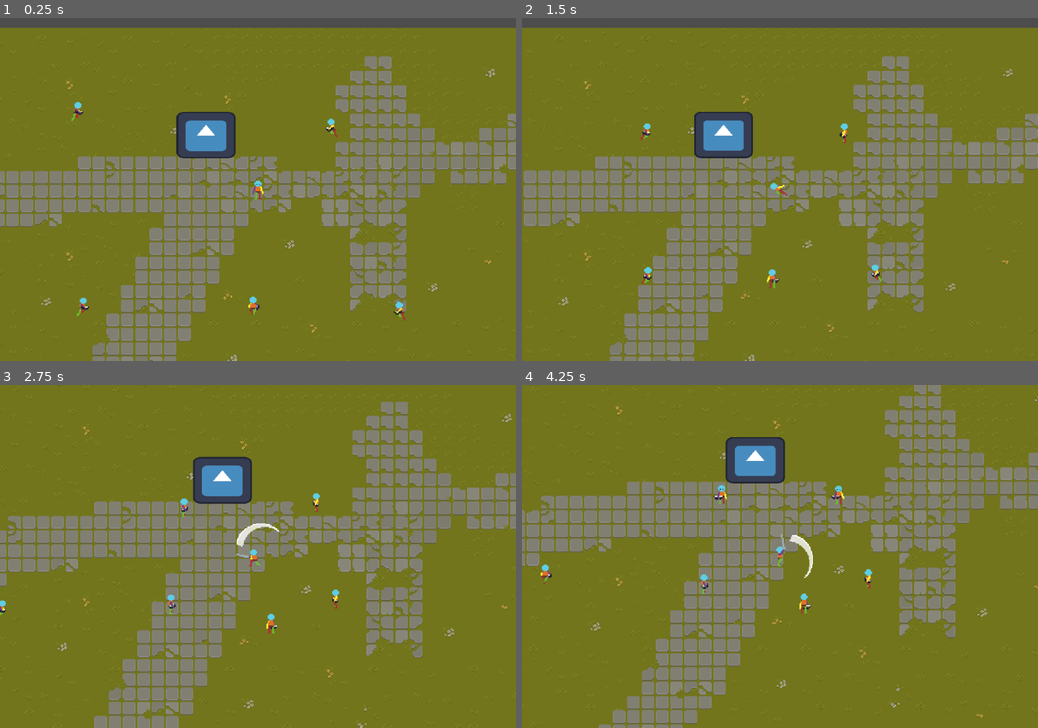
Above: before the commit, frames 1-4 (two rows, left to right).
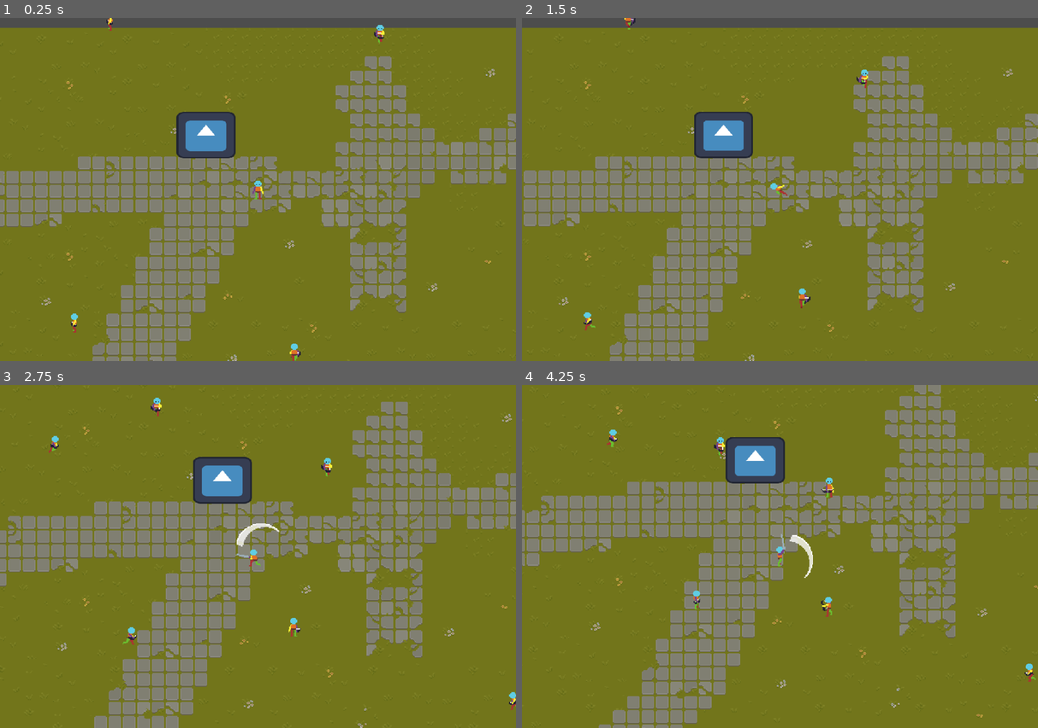
Above: after the commit, the same moments.

Repository: DmNiv/Tekoha
Game: Godot game, scene res://levels/teste.tscn
The game is run twice, just before and just after one commit, with the same random seed, the same clock (stepped at 60 frames per second) and the same inputs. The engine's default icon, where the game draws it, is replaced by a stand-in: a white triangle on a blue panel in a dark square.
Inputs (mouse positions are in pixels of both pictures, inside the frame that each line leads up to):
- Up to frame 1 (0.25 s): no input
- Up to frame 2 (1.5 s): move the mouse to (893, 172) at 0.52 s; hold D (move_right) 0.53-1.28 s; click (893, 172) at 0.6 s; right-click (893, 172) at 0.8 s; move the mouse to (676, 206) at 1.27 s; hold S (move_down) from 1.28 s (still down); right-click (676, 206) at 1.35 s
- Up to frame 3 (2.75 s): click (154, 573) at 1.55 s; move the mouse to (309, 481) at 2.02 s; release S (move_down) at 2.03 s; hold D (move_right) from 2.03 s (still down); click (309, 481) at 2.1 s; right-click (309, 481) at 2.3 s
- Up to frame 4 (4.25 s): move the mouse to (754, 625) at 2.77 s; release D (move_right) at 2.78 s; hold W (move_up) 2.78-3.53 s; right-click (754, 625) at 2.85 s; click (754, 625) at 3.05 s; move the mouse to (934, 607) at 3.52 s; hold A (move_left) from 3.53 s (still down); click (934, 607) at 3.6 s; right-click (934, 607) at 3.8 s

The runs differ from the first frame. In frame 1, 0.5% of the frame differs, in the area x 13-79%, y 0-100%; in frame 2, 0.6%; in frame 3, 0.7%; in frame 4, 0.8%, in the area x 3-100%, y 12-87%.

Commit message:
implementação inicial do stun no player

Diff:
--- a/tekoha/components/hitbox/hitbox_component.gd
+++ b/tekoha/components/hitbox/hitbox_component.gd
@@ -1,7 +1,12 @@
 class_name HitboxComponent extends Area2D
 
 @export var health_component: HealthComponent
+@export var state_machine: StateMachine
+@export var stun_state: State
 
 func damage(attack: Attack):
 	if health_component:
 		health_component.damage(attack)
+		if stun_state and state_machine.current_state.name != "Stun":
+			stun_state.receive_attack_info(attack)
+			state_machine.current_state.transition_to("Stun")
--- a/tekoha/enemies/enemy_ranged/enemy_ranged.gd
+++ b/tekoha/enemies/enemy_ranged/enemy_ranged.gd
@@ -11,7 +11,7 @@
 var attack: Attack
 var projectile_damage: int = 10
 var projectile_knockback: int
-const PROJECTILE_STUN_TIME: float = 1.5
+const PROJECTILE_STUN_TIME: float = 0.5
 
 @onready var animation_tree: AnimationTree = $AnimationTree
 @onready var state_machine: StateMachine = $StateMachine
--- a/tekoha/enemies/enemy_ranged/enemy_ranged_states/state_aim.gd
+++ b/tekoha/enemies/enemy_ranged/enemy_ranged_states/state_aim.gd
@@ -20,7 +20,6 @@
 	if projectile_timer > 0:
 		projectile_timer -= delta
 	else:
-		print(owner_node.ray_cast.get_collider())
 		if owner_node.ray_cast.is_colliding() and owner_node.ray_cast.get_collider() is HitboxComponent:
 			transition_to("RangeAttack01")
 		else:
--- a/tekoha/levels/teste.tscn
+++ b/tekoha/levels/teste.tscn
@@ -688,22 +688,19 @@
 position = Vector2(370, 124)
 
 [node name="EnemyRanged2" parent="." instance=ExtResource("2_f0ocu")]
-position = Vector2(151, 57)
+position = Vector2(201, -50)
 
 [node name="EnemyRanged3" parent="." instance=ExtResource("2_f0ocu")]
-position = Vector2(-156, 41)
+position = Vector2(375, 339)
 
 [node name="EnemyRanged4" parent="." instance=ExtResource("2_f0ocu")]
-position = Vector2(-297, 93)
+position = Vector2(-147, 282)
 
 [node name="EnemyRanged5" parent="." instance=ExtResource("2_f0ocu")]
-position = Vector2(-302, 268)
+position = Vector2(-243, 84)
 
 [node name="EnemyRanged6" parent="." instance=ExtResource("2_f0ocu")]
-position = Vector2(-149, 270)
+position = Vector2(-107, -56)
 
 [node name="EnemyRanged7" parent="." instance=ExtResource("2_f0ocu")]
-position = Vector2(52, 275)
-
-[node name="EnemyRanged8" parent="." instance=ExtResource("2_f0ocu")]
-position = Vector2(227, 276)
+position = Vector2(101, 327)
--- a/tekoha/player/player.gd
+++ b/tekoha/player/player.gd
@@ -19,6 +19,7 @@
 @onready var state_machine: StateMachine = $StateMachine
 @onready var owner_info : OwnerInfo
 @onready var weapon: PlayerWeapon = $Weapon
+
 
 func _ready() -> void:
 	owner_info = OwnerInfo.new()
--- a/tekoha/player/player.tscn
+++ b/tekoha/player/player.tscn
@@ -33,9 +33,14 @@
 [ext_resource type="Texture2D" uid="uid://d3k28hqp68feg" path="res://player/assets/3_Template_Dash_Left-Sheet.png" id="22_pnw6m"]
 [ext_resource type="Texture2D" uid="uid://dhx8atgpsf678" path="res://player/assets/3_Template_Dash_Right-Sheet.png" id="23_1so5t"]
 [ext_resource type="Texture2D" uid="uid://luisob5f25v1" path="res://player/assets/3_Template_Dash_Up-Sheet.png" id="24_55jnj"]
+[ext_resource type="Texture2D" uid="uid://dfpi8eukksjm2" path="res://player/assets/4_Template_Take_Damage_Down-Sheet.png" id="25_a2xo5"]
 [ext_resource type="Script" uid="uid://bams61k3mbgxn" path="res://player/states/attack_end.gd" id="25_knn7v"]
+[ext_resource type="Texture2D" uid="uid://dgu2bs4qmb2nj" path="res://player/assets/4_Template_Take_Damage_Left-Sheet.png" id="26_art4l"]
+[ext_resource type="Texture2D" uid="uid://cugykw8imk24p" path="res://player/assets/4_Template_Take_Damage_Right-Sheet.png" id="27_fjxoa"]
+[ext_resource type="Texture2D" uid="uid://c5alo5y36kvgp" path="res://player/assets/4_Template_Take_Damage_Up-Sheet.png" id="28_gswnw"]
 [ext_resource type="Script" uid="uid://tc6n5rypn0ql" path="res://player/states/state_attack02.gd" id="30_jd2rm"]
 [ext_resource type="Script" uid="uid://dksw0a2dtuj7o" path="res://player/states/state_dash.gd" id="32_1s1yo"]
+[ext_resource type="Script" uid="uid://dp1cxsexln1iv" path="res://state_stun.gd" id="37_pnw6m"]
 
 [sub_resource type="RectangleShape2D" id="RectangleShape2D_1s1yo"]
 size = Vector2(68, 39)
@@ -623,6 +628,102 @@
 [sub_resource type="AtlasTexture" id="AtlasTexture_rvnmh"]
 atlas = ExtResource("24_55jnj")
 region = Rect2(896, 0, 128, 128)
+
+[sub_resource type="AtlasTexture" id="AtlasTexture_8v6lc"]
+atlas = ExtResource("25_a2xo5")
+region = Rect2(0, 0, 128, 128)
+
+[sub_resource type="AtlasTexture" id="AtlasTexture_6ws1b"]
+atlas = ExtResource("25_a2xo5")
+region = Rect2(128, 0, 128, 128)
+
+[sub_resource type="AtlasTexture" id="AtlasTexture_ua2f6"]
+atlas = ExtResource("25_a2xo5")
+region = Rect2(256, 0, 128, 128)
+
+[sub_resource type="AtlasTexture" id="AtlasTexture_mikk3"]
+atlas = ExtResource("25_a2xo5")
+region = Rect2(384, 0, 128, 128)
+
+[sub_resource type="AtlasTexture" id="AtlasTexture_glkag"]
+atlas = ExtResource("25_a2xo5")
+region = Rect2(512, 0, 128, 128)
+
+[sub_resource type="AtlasTexture" id="AtlasTexture_pgwk2"]
+atlas = ExtResource("25_a2xo5")
+region = Rect2(640, 0, 128, 128)
+
+[sub_resource type="AtlasTexture" id="AtlasTexture_k8h4n"]
+atlas = ExtResource("26_art4l")
+region = Rect2(0, 0, 128, 128)
+
+[sub_resource type="AtlasTexture" id="AtlasTexture_qvxeb"]
+atlas = ExtResource("26_art4l")
+region = Rect2(128, 0, 128, 128)
+
+[sub_resource type="AtlasTexture" id="AtlasTexture_487ub"]
+atlas = ExtResource("26_art4l")
+region = Rect2(256, 0, 128, 128)
+
+[sub_resource type="AtlasTexture" id="AtlasTexture_v3gkr"]
+atlas = ExtResource("26_art4l")
+region = Rect2(384, 0, 128, 128)
+
+[sub_resource type="AtlasTexture" id="AtlasTexture_ebdw7"]
+atlas = ExtResource("26_art4l")
+region = Rect2(512, 0, 128, 128)
+
+[sub_resource type="AtlasTexture" id="AtlasTexture_cc7t5"]
+atlas = ExtResource("26_art4l")
+region = Rect2(640, 0, 128, 128)
+
+[sub_resource type="AtlasTexture" id="AtlasTexture_mteo0"]
+atlas = ExtResource("27_fjxoa")
+region = Rect2(0, 0, 128, 128)
+
+[sub_resource type="AtlasTexture" id="AtlasTexture_b3dbx"]
+atlas = ExtResource("27_fjxoa")
+region = Rect2(128, 0, 128, 128)
+
+[sub_resource type="AtlasTexture" id="AtlasTexture_a11nk"]
+atlas = ExtResource("27_fjxoa")
+region = Rect2(256, 0, 128, 128)
+
+[sub_resource type="AtlasTexture" id="AtlasTexture_lmpt2"]
+atlas = ExtResource("27_fjxoa")
+region = Rect2(384, 0, 128, 128)
+
+[sub_resource type="AtlasTexture" id="AtlasTexture_5je6m"]
+atlas = ExtResource("27_fjxoa")
+region = Rect2(512, 0, 128, 128)
+
+[sub_resource type="AtlasTexture" id="AtlasTexture_hoe0r"]
+atlas = ExtResource("27_fjxoa")
+region = Rect2(640, 0, 128, 128)
+
+[sub_resource type="AtlasTexture" id="AtlasTexture_f0v3p"]
+atlas = ExtResource("28_gswnw")
+region = Rect2(0, 0, 128, 128)
+
+[sub_resource type="AtlasTexture" id="AtlasTexture_bes41"]
+atlas = ExtResource("28_gswnw")
+region = Rect2(128, 0, 128, 128)
+
+[sub_resource type="AtlasTexture" id="AtlasTexture_o4h5w"]
+atlas = ExtResource("28_gswnw")
+region = Rect2(256, 0, 128, 128)
+
+[sub_resource type="AtlasTexture" id="AtlasTexture_8ix03"]
+atlas = ExtResource("28_gswnw")
+region = Rect2(384, 0, 128, 128)
+
+[sub_resource type="AtlasTexture" id="AtlasTexture_jkjge"]
+atlas = ExtResource("28_gswnw")
+region = Rect2(512, 0, 128, 128)
+
+[sub_resource type="AtlasTexture" id="AtlasTexture_o1mcp"]
+atlas = ExtResource("28_gswnw")
+region = Rect2(640, 0, 128, 128)
 
 [sub_resource type="AtlasTexture" id="AtlasTexture_73wy0"]
 atlas = ExtResource("6_a8jci")
@@ -1252,6 +1353,98 @@
 }],
 "loop": true,
 "name": &"roll_up",
+"speed": 5.0
+}, {
+"frames": [{
+"duration": 1.0,
+"texture": SubResource("AtlasTexture_8v6lc")
+}, {
+"duration": 1.0,
+"texture": SubResource("AtlasTexture_6ws1b")
+}, {
+"duration": 1.0,
+"texture": SubResource("AtlasTexture_ua2f6")
+}, {
+"duration": 1.0,
+"texture": SubResource("AtlasTexture_mikk3")
+}, {
+"duration": 1.0,
+"texture": SubResource("AtlasTexture_glkag")
+}, {
+"duration": 1.0,
+"texture": SubResource("AtlasTexture_pgwk2")
+}],
+"loop": true,
+"name": &"take_dmg_down",
+"speed": 5.0
+}, {
+"frames": [{
+"duration": 1.0,
+"texture": SubResource("AtlasTexture_k8h4n")
+}, {
+"duration": 1.0,
+"texture": SubResource("AtlasTexture_qvxeb")
+}, {
+"duration": 1.0,
+"texture": SubResource("AtlasTexture_487ub")
+}, {
+"duration": 1.0,
+"texture": SubResource("AtlasTexture_v3gkr")
+}, {
+"duration": 1.0,
+"texture": SubResource("AtlasTexture_ebdw7")
+}, {
+"duration": 1.0,
+"texture": SubResource("AtlasTexture_cc7t5")
+}],
+"loop": true,
+"name": &"take_dmg_left",
+"speed": 5.0
+}, {
+"frames": [{
+"duration": 1.0,
+"texture": SubResource("AtlasTexture_mteo0")
+}, {
+"duration": 1.0,
+"texture": SubResource("AtlasTexture_b3dbx")
+}, {
+"duration": 1.0,
+"texture": SubResource("AtlasTexture_a11nk")
+}, {
+"duration": 1.0,
+"texture": SubResource("AtlasTexture_lmpt2")
+}, {
+"duration": 1.0,
+"texture": SubResource("AtlasTexture_5je6m")
+}, {
+"duration": 1.0,
+"texture": SubResource("AtlasTexture_hoe0r")
+}],
+"loop": true,
+"name": &"take_dmg_right",
+"speed": 5.0
+}, {
+"frames": [{
+"duration": 1.0,
+"texture": SubResource("AtlasTexture_f0v3p")
+}, {
+"duration": 1.0,
+"texture": SubResource("AtlasTexture_bes41")
+}, {
+"duration": 1.0,
+"texture": SubResource("AtlasTexture_o4h5w")
+}, {
+"duration": 1.0,
+"texture": SubResource("AtlasTexture_8ix03")
+}, {
+"duration": 1.0,
+"texture": SubResource("AtlasTexture_jkjge")
+}, {
+"duration": 1.0,
+"texture": SubResource("AtlasTexture_o1mcp")
+}],
+"loop": true,
+"name": &"take_dmg_up",
 "speed": 5.0
 }, {
 "frames": [{
@@ -2129,10 +2322,10 @@
 "transitions": PackedFloat32Array(1, 1),
 "values": [{
 "args": [],
-"method": &"dash"
-}, {
-"args": [],
-"method": &"stop_dash"
+"method": &"roll"
+}, {
+"args": [],
+"method": &"stop_roll"
 }]
 }
 
@@ -2175,10 +2368,10 @@
 "transitions": PackedFloat32Array(1, 1),
 "values": [{
 "args": [],
-"method": &"dash"
-}, {
-"args": [],
-"method": &"stop_dash"
+"method": &"roll"
+}, {
+"args": [],
+"method": &"stop_roll"
 }]
 }
 
@@ -2221,10 +2414,10 @@
 "transitions": PackedFloat32Array(1, 1),
 "values": [{
 "args": [],
-"method": &"dash"
-}, {
-"args": [],
-"method": &"stop_dash"
+"method": &"roll"
+}, {
+"args": [],
+"method": &"stop_roll"
 }]
 }
 
@@ -2267,10 +2460,190 @@
 "transitions": PackedFloat32Array(1, 1),
 "values": [{
 "args": [],
-"method": &"dash"
-}, {
-"args": [],
-"method": &"stop_dash"
+"method": &"roll"
+}, {
+"args": [],
+"method": &"stop_roll"
+}]
+}
+
+[sub_resource type="Animation" id="Animation_ml76h"]
+resource_name = "take_dmg_down"
+length = 0.600003
+tracks/0/type = "value"
+tracks/0/imported = false
+tracks/0/enabled = true
+tracks/0/path = NodePath("Sprite:animation")
+tracks/0/interp = 1
+tracks/0/loop_wrap = true
+tracks/0/keys = {
+"times": PackedFloat32Array(0),
+"transitions": PackedFloat32Array(1),
+"update": 1,
+"values": [&"take_dmg_down"]
+}
+tracks/1/type = "value"
+tracks/1/imported = false
+tracks/1/enabled = true
+tracks/1/path = NodePath("Sprite:frame")
+tracks/1/interp = 1
+tracks/1/loop_wrap = true
+tracks/1/keys = {
+"times": PackedFloat32Array(0, 0.1, 0.2, 0.3, 0.4, 0.5),
+"transitions": PackedFloat32Array(1, 1, 1, 1, 1, 1),
+"update": 1,
+"values": [0, 1, 2, 3, 4, 5]
+}
+tracks/2/type = "method"
+tracks/2/imported = false
+tracks/2/enabled = true
+tracks/2/path = NodePath("StateMachine/Stun")
+tracks/2/interp = 1
+tracks/2/loop_wrap = true
+tracks/2/keys = {
+"times": PackedFloat32Array(0, 0.4),
+"transitions": PackedFloat32Array(1, 1),
+"values": [{
+"args": [],
+"method": &"stun"
+}, {
+"args": [],
+"method": &"stop_stun"
+}]
+}
+
+[sub_resource type="Animation" id="Animation_b853o"]
+resource_name = "take_dmg_left"
+length = 0.600003
+tracks/0/type = "value"
+tracks/0/imported = false
+tracks/0/enabled = true
+tracks/0/path = NodePath("Sprite:animation")
+tracks/0/interp = 1
+tracks/0/loop_wrap = true
+tracks/0/keys = {
+"times": PackedFloat32Array(0),
+"transitions": PackedFloat32Array(1),
+"update": 1,
+"values": [&"take_dmg_left"]
+}
+tracks/1/type = "value"
+tracks/1/imported = false
+tracks/1/enabled = true
+tracks/1/path = NodePath("Sprite:frame")
+tracks/1/interp = 1
+tracks/1/loop_wrap = true
+tracks/1/keys = {
+"times": PackedFloat32Array(0, 0.1, 0.2, 0.3, 0.4, 0.5),
+"transitions": PackedFloat32Array(1, 1, 1, 1, 1, 1),
+"update": 1,
+"values": [0, 1, 2, 3, 4, 5]
+}
+tracks/2/type = "method"
+tracks/2/imported = false
+tracks/2/enabled = true
+tracks/2/path = NodePath("StateMachine/Stun")
+tracks/2/interp = 1
+tracks/2/loop_wrap = true
+tracks/2/keys = {
+"times": PackedFloat32Array(0, 0.4),
+"transitions": PackedFloat32Array(1, 1),
+"values": [{
+"args": [],
+"method": &"stun"
+}, {
+"args": [],
+"method": &"stop_stun"
+}]
+}
+
+[sub_resource type="Animation" id="Animation_frvh1"]
+resource_name = "take_dmg_right"
+length = 0.600003
+tracks/0/type = "value"
+tracks/0/imported = false
+tracks/0/enabled = true
+tracks/0/path = NodePath("Sprite:animation")
+tracks/0/interp = 1
+tracks/0/loop_wrap = true
+tracks/0/keys = {
+"times": PackedFloat32Array(0),
+"transitions": PackedFloat32Array(1),
+"update": 1,
+"values": [&"take_dmg_right"]
+}
+tracks/1/type = "value"
+tracks/1/imported = false
+tracks/1/enabled = true
+tracks/1/path = NodePath("Sprite:frame")
+tracks/1/interp = 1
+tracks/1/loop_wrap = true
+tracks/1/keys = {
+"times": PackedFloat32Array(0, 0.1, 0.2, 0.3, 0.4, 0.5),
+"transitions": PackedFloat32Array(1, 1, 1, 1, 1, 1),
+"update": 1,
+"values": [0, 1, 2, 3, 4, 5]
+}
+tracks/2/type = "method"
+tracks/2/imported = false
+tracks/2/enabled = true
+tracks/2/path = NodePath("StateMachine/Stun")
+tracks/2/interp = 1
+tracks/2/loop_wrap = true
+tracks/2/keys = {
+"times": PackedFloat32Array(0, 0.4),
+"transitions": PackedFloat32Array(1, 1),
+"values": [{
+"args": [],
+"method": &"stun"
+}, {
+"args": [],
+"method": &"stop_stun"
+}]
+}
+
+[sub_resource type="Animation" id="Animation_t50x1"]
+resource_name = "take_dmg_up"
+length = 0.600003
+tracks/0/type = "value"
+tracks/0/imported = false
+tracks/0/enabled = true
+tracks/0/path = NodePath("Sprite:animation")
+tracks/0/interp = 1
+tracks/0/loop_wrap = true
+tracks/0/keys = {
+"times": PackedFloat32Array(0),
+"transitions": PackedFloat32Array(1),
+"update": 1,
+"values": [&"take_dmg_up"]
+}
+tracks/1/type = "value"
+tracks/1/imported = false
+tracks/1/enabled = true
+tracks/1/path = NodePath("Sprite:frame")
+tracks/1/interp = 1
+tracks/1/loop_wrap = true
+tracks/1/keys = {
+"times": PackedFloat32Array(0, 0.1, 0.2, 0.3, 0.4, 0.5),
+"transitions": PackedFloat32Array(1, 1, 1, 1, 1, 1),
+"update": 1,
+"values": [0, 1, 2, 3, 4, 5]
+}
+tracks/2/type = "method"
+tracks/2/imported = false
+tracks/2/enabled = true
+tracks/2/path = NodePath("StateMachine/Stun")
+tracks/2/interp = 1
+tracks/2/loop_wrap = true
+tracks/2/keys = {
+"times": PackedFloat32Array(0, 0.4),
+"transitions": PackedFloat32Array(1, 1),
+"values": [{
+"args": [],
+"method": &"stun"
+}, {
+"args": [],
+"method": &"stop_stun"
 }]
 }
 
@@ -2417,6 +2790,10 @@
 &"roll_left": SubResource("Animation_8v6lc"),
 &"roll_right": SubResource("Animation_pnw6m"),
 &"roll_up": SubResource("Animation_1so5t"),
+&"take_dmg_down": SubResource("Animation_ml76h"),
+&"take_dmg_left": SubResource("Animation_b853o"),
+&"take_dmg_right": SubResource("Animation_frvh1"),
+&"take_dmg_up": SubResource("Animation_t50x1"),
 &"walk_down": SubResource("Animation_bx7ld"),
 &"walk_left": SubResource("Animation_ahvye"),
 &"walk_right": SubResource("Animation_dvc4i"),
@@ -2542,6 +2919,29 @@
 max_space = Vector2(1.5, 1.5)
 blend_mode = 1
 
+[sub_resource type="AnimationNodeAnimation" id="AnimationNodeAnimation_fjxoa"]
+animation = &"take_dmg_left"
+
+[sub_resource type="AnimationNodeAnimation" id="AnimationNodeAnimation_gswnw"]
+animation = &"take_dmg_right"
+
+[sub_resource type="AnimationNodeAnimation" id="AnimationNodeAnimation_xcnuv"]
+animation = &"take_dmg_up"
+
+[sub_resource type="AnimationNodeAnimation" id="AnimationNodeAnimation_j55il"]
+animation = &"take_dmg_down"
+
+[sub_resource type="AnimationNodeBlendSpace2D" id="AnimationNodeBlendSpace2D_poeh4"]
+blend_point_0/node = SubResource("AnimationNodeAnimation_fjxoa")
+blend_point_0/pos = Vector2(-1, 0)
+blend_point_1/node = SubResource("AnimationNodeAnimation_gswnw")
+blend_point_1/pos = Vector2(1, 0)
+blend_point_2/node = SubResource("AnimationNodeAnimation_xcnuv")
+blend_point_2/pos = Vector2(0, -1)
+blend_point_3/node = SubResource("AnimationNodeAnimation_j55il")
+blend_point_3/pos = Vector2(0, 1)
+blend_mode = 1
+
 [sub_resource type="AnimationNodeAnimation" id="AnimationNodeAnimation_k2ibx"]
 animation = &"walk_left"
 
@@ -2607,22 +3007,36 @@
 
 [sub_resource type="AnimationNodeStateMachineTransition" id="AnimationNodeStateMachineTransition_hjies"]
 
+[sub_resource type="AnimationNodeStateMachineTransition" id="AnimationNodeStateMachineTransition_ciuuh"]
+
+[sub_resource type="AnimationNodeStateMachineTransition" id="AnimationNodeStateMachineTransition_0y8qi"]
+
+[sub_resource type="AnimationNodeStateMachineTransition" id="AnimationNodeStateMachineTransition_4e4er"]
+
+[sub_resource type="AnimationNodeStateMachineTransition" id="AnimationNodeStateMachineTransition_7pq27"]
+
+[sub_resource type="AnimationNodeStateMachineTransition" id="AnimationNodeStateMachineTransition_8kadx"]
+
+[sub_resource type="AnimationNodeStateMachineTransition" id="AnimationNodeStateMachineTransition_a2xo5"]
+
 [sub_resource type="AnimationNodeStateMachine" id="AnimationNodeStateMachine_yukra"]
 states/Attack01/node = SubResource("AnimationNodeBlendSpace2D_uw77l")
-states/Attack01/position = Vector2(683, 219)
+states/Attack01/position = Vector2(383, 219)
 states/Attack02/node = SubResource("AnimationNodeBlendSpace2D_teerl")
-states/Attack02/position = Vector2(683, -17)
+states/Attack02/position = Vector2(383, -144)
 states/AttackEnd/node = SubResource("AnimationNodeBlendSpace2D_j420s")
-states/AttackEnd/position = Vector2(683, 100)
+states/AttackEnd/position = Vector2(437, 100)
 states/Idle/node = SubResource("AnimationNodeBlendSpace2D_xm1qh")
-states/Idle/position = Vector2(143, 100)
+states/Idle/position = Vector2(-93, 41)
 states/Roll/node = SubResource("AnimationNodeBlendSpace2D_fjxoa")
-states/Roll/position = Vector2(355, -17)
-states/Start/position = Vector2(143, 219)
+states/Roll/position = Vector2(321, -68)
+states/Start/position = Vector2(-93, 219)
+states/Stun/node = SubResource("AnimationNodeBlendSpace2D_poeh4")
+states/Stun/position = Vector2(96, -144)
 states/Walk/node = SubResource("AnimationNodeBlendSpace2D_3wm6c")
-states/Walk/position = Vector2(355, 219)
-transitions = ["Start", "Idle", SubResource("AnimationNodeSt …(916 unchanged characters)… mationNodeStateMachineTransition_hjies")]
-graph_offset = Vector2(-229, -118)
+states/Walk/position = Vector2(96, 219)
+transitions = ["Start", "Idle", SubResource("AnimationNodeSt …(916 unchanged characters)… mationNodeStateMachineTransition_hjies"), "Idle", "Stun", SubResource("AnimationNodeStateMachineTransition_ciuuh"), "Attack02", "Stun", SubResource("AnimationNodeStateMachineTransition_0y8qi"), "AttackEnd", "Stun", SubResource("AnimationNodeStateMachineTransition_4e4er"), "Attack01", "Stun", SubResource("AnimationNodeStateMachineTransition_7pq27"), "Walk", "Stun", SubResource("AnimationNodeStateMachineTransition_8kadx"), "Stun", "Idle", SubResource("AnimationNodeStateMachineTransition_a2xo5")]
+graph_offset = Vector2(-384, -195)
 
 [node name="Player" type="CharacterBody2D" groups=["Player"]]
 collision_mask = 192
@@ -2645,11 +3059,13 @@
 script = ExtResource("14_lq6vg")
 MAX_HEALTH = 200
 
-[node name="HitboxComponent" type="Area2D" parent="." node_paths=PackedStringArray("health_component")]
+[node name="HitboxComponent" type="Area2D" parent="." node_paths=PackedStringArray("health_component", "state_machine", "stun_state")]
 collision_layer = 4
 collision_mask = 0
 script = ExtResource("15_hqlns")
 health_component = NodePath("../HealthComponent")
+state_machine = NodePath("../StateMachine")
+stun_state = NodePath("../StateMachine/Stun")
 
 [node name="Hitbox" type="CollisionShape2D" parent="HitboxComponent"]
 shape = SubResource("CapsuleShape2D_sw8gl")
@@ -2678,6 +3094,7 @@
 parameters/AttackEnd/blend_position = Vector2(0, 0)
 parameters/Idle/blend_position = Vector2(0, 0)
 parameters/Roll/blend_position = Vector2(0, 0)
+parameters/Stun/blend_position = Vector2(-0.345669, -0.785867)
 parameters/Walk/blend_position = Vector2(0, 0)
 script = ExtResource("10_vdsp7")
 
@@ -2703,7 +3120,16 @@
 [node name="Roll" type="Node" parent="StateMachine"]
 script = ExtResource("32_1s1yo")
 
+[node name="Stun" type="Node" parent="StateMachine" node_paths=PackedStringArray("stun_timer", "hitbox")]
+script = ExtResource("37_pnw6m")
+stun_timer = NodePath("../../StunTimer")
+hitbox = NodePath("../../HitboxComponent/Hitbox")
+metadata/_custom_type_script = "uid://dp1cxsexln1iv"
+
 [node name="RollTimer" type="Timer" parent="."]
+one_shot = true
+
+[node name="StunTimer" type="Timer" parent="."]
 one_shot = true
 
 [connection signal="area_entered" from="Weapon/WeaponHitbox" to="Weapon" method="_on_weapon_hitbox_area_entered"]
@@ -2712,3 +3138,4 @@
 [connection signal="animation_finished" from="AnimationTree" to="StateMachine/Attack02" method="_on_animation_tree_animation_finished"]
 [connection signal="animation_finished" from="AnimationTree" to="StateMachine/Roll" method="_on_animation_tree_animation_finished"]
 [connection signal="timeout" from="RollTimer" to="." method="_on_roll_timer_timeout"]
+[connection signal="timeout" from="StunTimer" to="StateMachine/Stun" method="_on_stun_timer_timeout"]
--- a/tekoha/player/states/state_dash.gd
+++ b/tekoha/player/states/state_dash.gd
@@ -1,4 +1,4 @@
-class_name StateRoll extends State
+extends State
 
 @onready var hitbox: CollisionShape2D = $"../../HitboxComponent/Hitbox"
 @onready var roll_timer: Timer = $"../../RollTimer"
@@ -25,11 +25,11 @@
 func physics_update(_delta: float):
 	pass
 
-func dash():
+func roll():
 	owner_node.velocity = ROLL_SPEED * owner_node.roll_direction
 	hitbox.disabled = true
 
-func stop_dash():
+func stop_roll():
 	owner_node.velocity = Vector2.ZERO
 	owner_node.last_facing_direction = owner_node.roll_direction
 	hitbox.disabled = false
--- a/tekoha/state_machine/state.gd
+++ b/tekoha/state_machine/state.gd
@@ -1,8 +1,10 @@
 class_name State extends Node
 
 @onready var owner_node: Node2D
+@onready var state_machine: StateMachine
 @onready var animation_tree: AnimationTree
 @onready var animation_root_node: AnimationNodeStateMachinePlayback
+
 signal Transitioned(state_name: String)
 
 func enter():
@@ -18,4 +20,5 @@
 	pass
 
 func transition_to(state_name: String):
-	Transitioned.emit(state_name)
+	if state_machine.current_state.name != "Stun":
+		Transitioned.emit(state_name)
--- a/tekoha/state_machine/state_machine.gd
+++ b/tekoha/state_machine/state_machine.gd
@@ -12,6 +12,7 @@
 		if child is State:
 			states[child.name.to_lower()] = child
 			child.owner_node = owner_info.owner_node
+			child.state_machine = self
 			child.animation_tree = owner_info.animation_tree
 			child.animation_root_node = owner_info.animation_root_node
 			child.Transitioned.connect(change_state)
--- /dev/null
+++ b/tekoha/state_stun.gd
@@ -0,0 +1,34 @@
+class_name StateStun extends State
+
+@export var stun_timer: Timer
+@export var hitbox: CollisionShape2D
+@onready var attack_info: Attack
+
+func enter():
+	if owner_node is CharacterBody2D:
+		owner_node.velocity = Vector2.ZERO
+	stun_timer.wait_time = attack_info.stun_time
+	stun_timer.start()
+	animation_root_node.travel("Stun")
+
+func exit():
+	stop_stun()
+	animation_root_node.travel("Idle")
+
+func update(_delta: float):
+	pass
+
+func physics_update(_delta: float):
+	pass
+
+func receive_attack_info(attack: Attack):
+	attack_info = attack
+
+func _on_stun_timer_timeout() -> void:
+	Transitioned.emit("Idle")
+
+func stun():
+	hitbox.disabled = true
+
+func stop_stun():
+	hitbox.disabled = false
--- a/tekoha/utils/owner_info.gd
+++ b/tekoha/utils/owner_info.gd
@@ -1,5 +1,5 @@
 class_name OwnerInfo extends Node
 
-var owner_node : Node2D
-var animation_tree : AnimationTree
+var owner_node: Node2D
+var animation_tree: AnimationTree
 var animation_root_node: AnimationNodeStateMachinePlayback
Not shown: 1 places in tekoha/player/player.tscn that only renumber resources
Not shown, added: tekoha/state_stun.gd.uid
